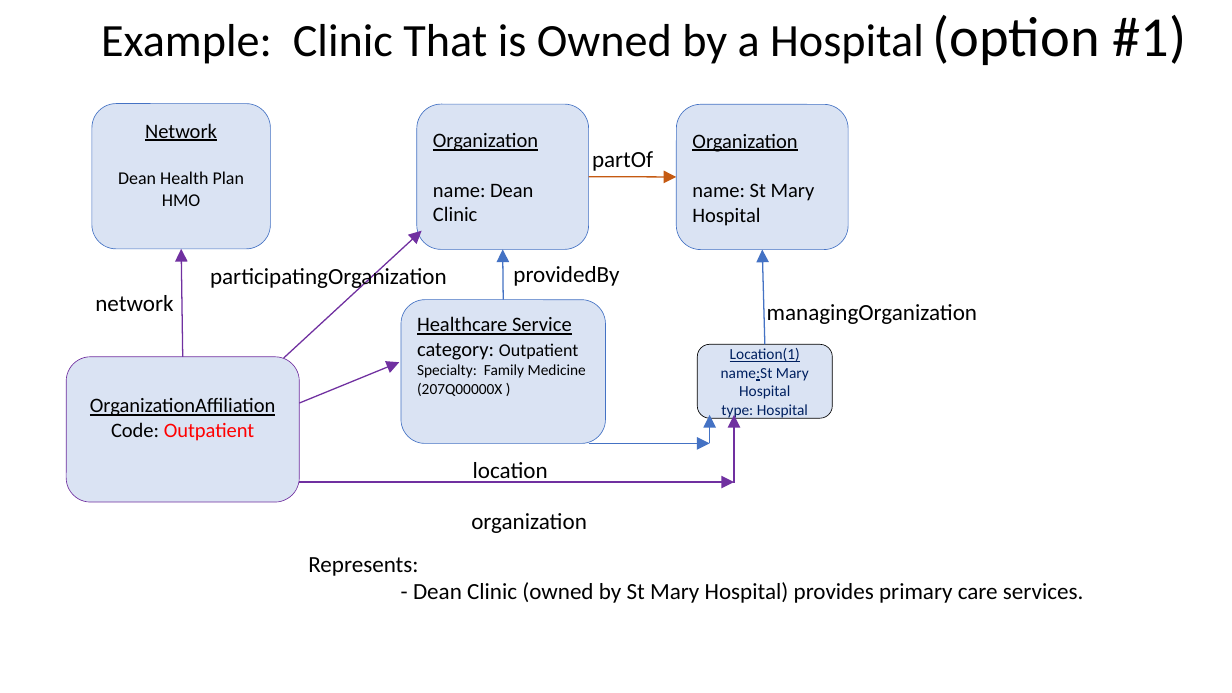
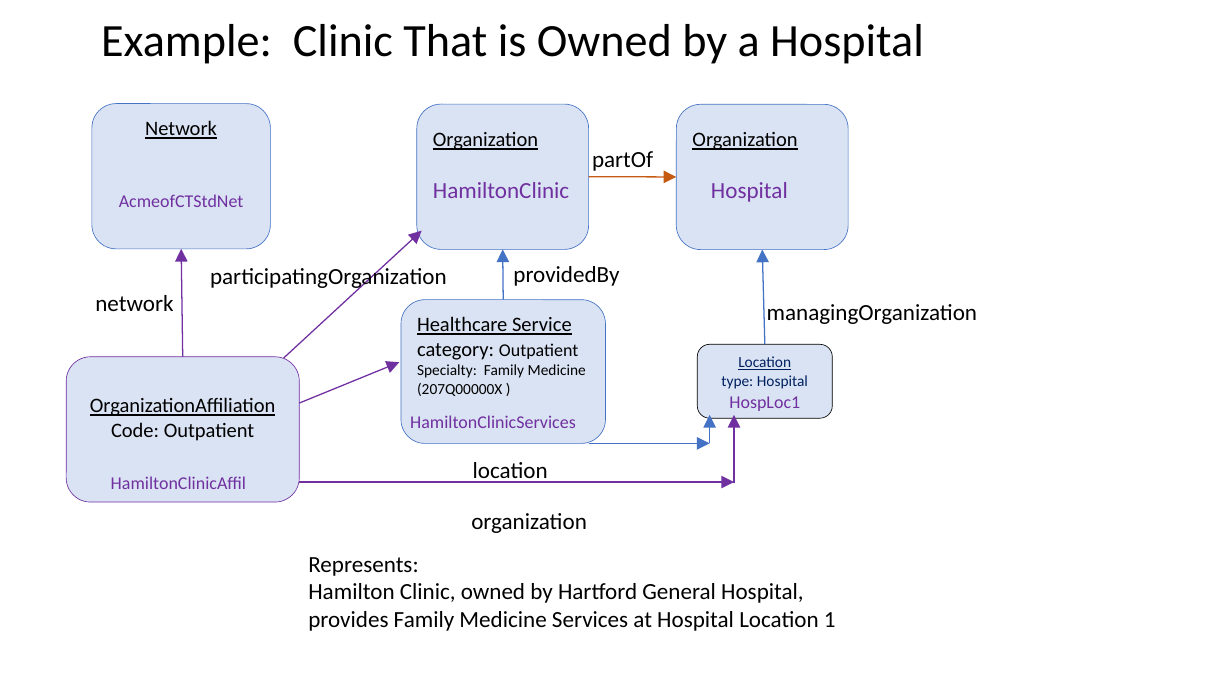
Before and after one commit to HL7/davinci-pdex-plan-net, a slide deck: slide 4 of fsh/ig-data/input/images/patterns.pptx (slide 3 before the commit). Drawn at 1232x693 pixels with LibreOffice and Linux fonts; fonts in the diff are those of the drawing. Boxes give left, top, right and bottom in pixels: in the first picture for what was removed or moved away, otherwise in the second. Text is boxed around its words. In the diff, an @@ line names an element or a change of style, - is before the commit and + after.

Commit message:
changed the names of the instances and aligned the pattern.pptx with the examples

```diff
--- a/fsh/ig-data/input/images/patterns.pptx
+++ b/fsh/ig-data/input/images/patterns.pptx
@@ title at [101, 24, 924, 64]: text changed @@
-Example: Clinic That is Owned by a Hospital (option #1)
+Example: Clinic That is Owned by a Hospital
@@ rounded rectangle "Network" at [91, 104, 270, 249]: vertical alignment middle to top @@
@@ text in rounded rectangle at [433, 132, 569, 198]: text changed; size 16 to 18 pt; text colour #000000 to #7030A0 @@
-Organization
-name: Dean Clinic
+Organization
+HamiltonClinic
@@ text in rounded rectangle at [692, 132, 797, 202]: text changed @@
-Organization
-name: St Mary Hospital
+Organization
+Hospital
@@ text in rounded rectangle at [118, 171, 244, 206]: paragraph removed @@
-Dean Health Plan HMO
@@ text added at [119, 194, 244, 207], 14 pt, text #7030A0 @@
+AcmeofCTStdNet
@@ rounded rectangle "Location type: Hospital" at [698, 345, 833, 419]: vertical alignment middle to top @@
@@ text in rounded rectangle at [721, 356, 808, 389]: text changed @@
-Location(1)
-name:St Mary Hospital
-type: Hospital
+Location
+type: Hospital
@@ text added at [410, 415, 576, 428], 14 pt, text #7030A0 @@
+HamiltonClinicServices
@@ text added at [729, 396, 800, 411], 14 pt, text #7030A0 @@
+HospLoc1
@@ text in rounded rectangle at [111, 422, 254, 441]: text colour #FF0000 to #000000 in "Outpatient" @@
@@ text added at [111, 476, 246, 489], 14 pt, text #7030A0 @@
+HamiltonClinicAffil
@@ text at [308, 583, 836, 631]: text changed @@
-- Dean Clinic (owned by St Mary Hospital) provides primary care services.
+Hamilton Clinic, owned by Hartford General Hospital,
+provides Family Medicine Services at Hospital Location 1
```
Also in this commit, not shown: 13 other slides changed, 1 slide added, 7 other files.
